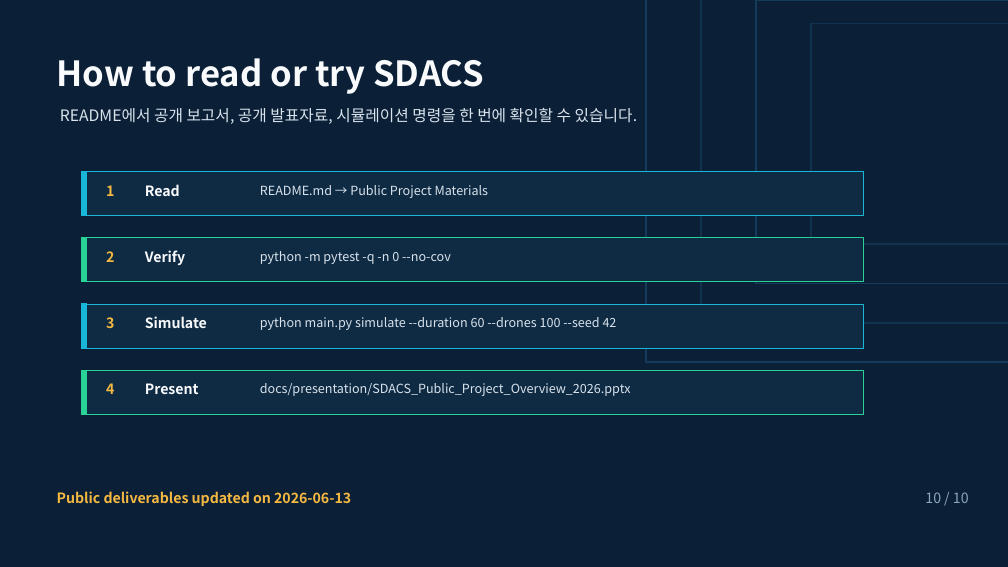
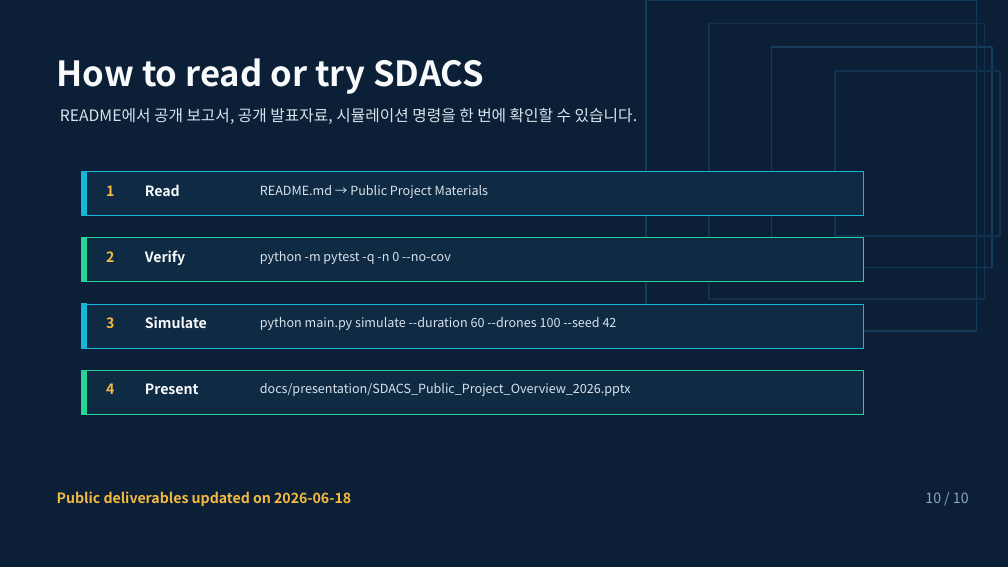
Before and after one commit to sun475300-sudo/swarm-drone-atc, a slide deck: slide 10 of docs/presentation/SDACS_Public_Project_Overview_2026.pptx. Drawn at 1008x567 pixels with LibreOffice and Linux fonts; fonts in the diff are those of the drawing. Boxes give left, top, right and bottom in pixels: in the first picture for what was removed or moved away, otherwise in the second. Text is boxed around its words. In the diff, an @@ line names an element or a change of style, - is before the commit and + after.

Commit message:
Add public project materials and refresh documentation

```diff
--- a/docs/presentation/SDACS_Public_Project_Overview_2026.pptx
+++ b/docs/presentation/SDACS_Public_Project_Overview_2026.pptx
@@ rectangle: place and size @@
-rectangle at (646, 0, 1008, 363)
+rectangle at (646, 0, 977, 331)
@@ rectangle: place and size @@
-rectangle at (701, 0, 1008, 323)
+rectangle at (709, 23, 985, 299)
@@ rectangle: place and size @@
-rectangle at (756, 0, 1008, 284)
+rectangle at (772, 47, 993, 268)
@@ rectangle: place and size @@
-rectangle at (811, 23, 1008, 244)
+rectangle at (835, 71, 1000, 237)
@@ text at (57, 491, 351, 506): text changed @@
-Public deliverables updated on 2026-06-13
+Public deliverables updated on 2026-06-18
```
Also in this commit, not shown: 9 other slides changed, 28 other files.
